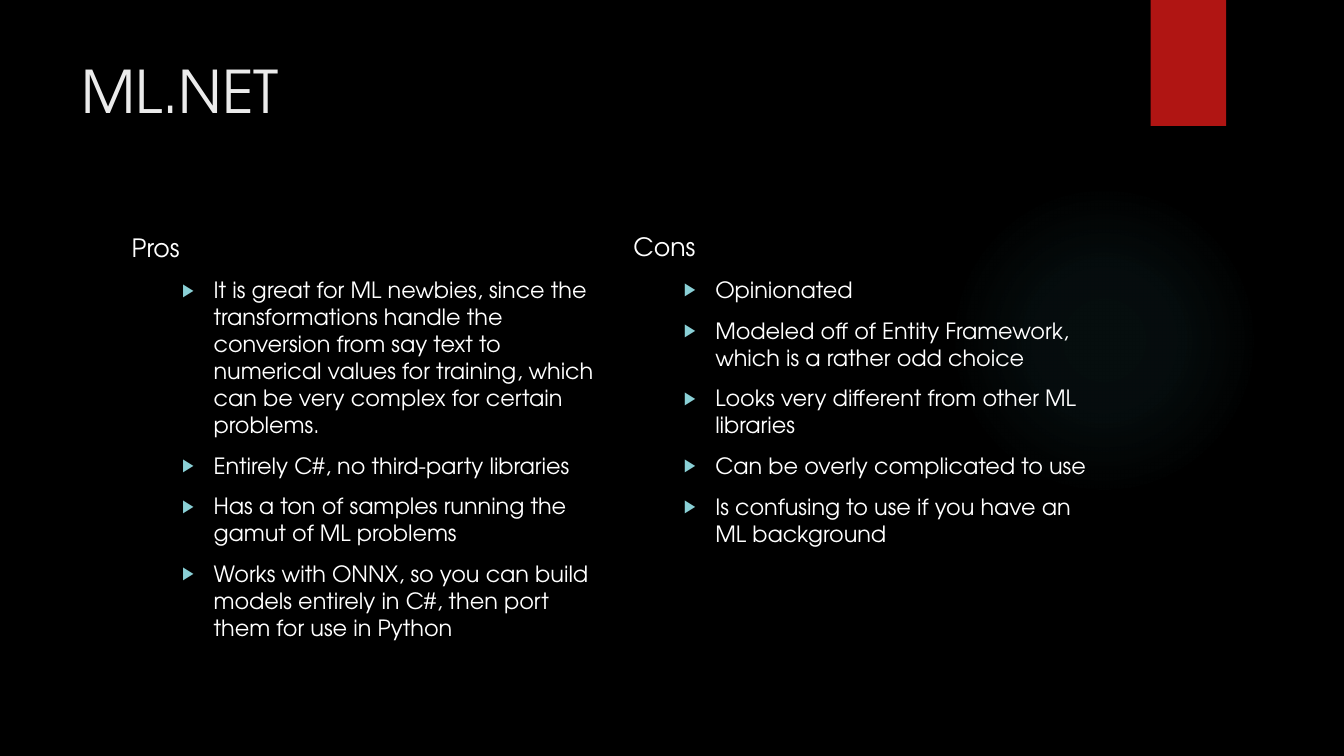
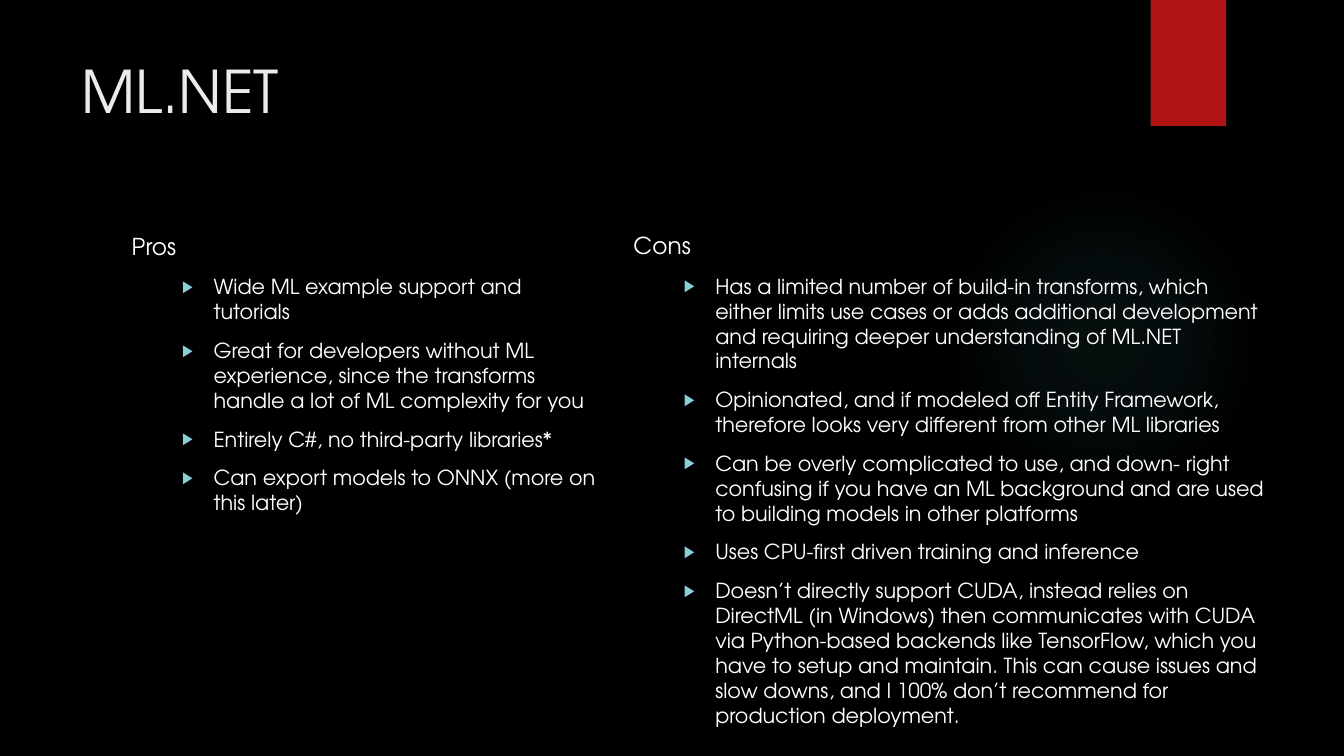
Before and after one commit to korz/ml-in-csharp, a slide deck: slide 16 of Slides.pptx (slide 34 before the commit). Drawn at 1344x756 pixels with LibreOffice and Linux fonts; fonts in the diff are those of the drawing; background and template pictures are left out. Boxes give left, top, right and bottom in pixels: in the first picture for what was removed or moved away, otherwise in the second. Text is boxed around its words. In the diff, an @@ line names an element or a change of style, - is before the commit and + after.

```diff
--- a/Slides.pptx
+++ b/Slides.pptx
@@ text at [132,237,176,256]: size 18 to 16.6 pt in "Pros" @@
@@ text at [633,236,690,255]: size 18 to 16.6 pt in "Cons" @@
@@ text at [214,278,595,515]: text changed; size 16 to 14.8 pt @@
-  ▶ It is great for ML newbies, since the transformations handle the conversion from say text to numerical values for training, which can be very complex for certain problems.
-  ▶ Entirely C#, no third-party libraries
-  ▶ Has a ton of samples running the gamut of ML problems
-  ▶ Works with ONNX, so you can build models entirely in C#, then port them for use in Python
+  ▶ Wide ML example support and tutorials
+  ▶ Great for developers without ML experience, since the transforms handle a lot of ML complexity for you
+  ▶ Entirely C#, no third-party libraries*
+  ▶ Can export models to ONNX (more on this later)
@@ text at [715,278,1263,708]: text changed; size 16 to 14.8 pt @@
-  ▶ Opinionated
-  ▶ Modeled off of Entity Framework, which is a rather odd choice
-  ▶ Looks very different from other ML libraries
-  ▶ Can be overly complicated to use
-  ▶ Is confusing to use if you have an ML background
+  ▶ Has a limited number of build-in transforms, which either limits use cases or adds additional development and requiring deeper understanding of ML.NET internals
+  ▶ Opinionated, and if modeled off Entity Framework, therefore looks very different from other ML libraries
+  ▶ Can be overly complicated to use, and down- right confusing if you have an ML background and are used to building models in other platforms
+  ▶ Uses CPU-first driven training and inference
+  ▶ Doesn’t directly support CUDA, instead relies on DirectML (in Windows) then communicates with CUDA via Python-based backends like TensorFlow, which you have to setup and maintain. This can cause issues and slow downs, and I 100% don’t recommend for production deployment.
```
Also in this commit, not shown: 18 other slides changed, 16 slides added, 9 slides removed, 4 other files.
